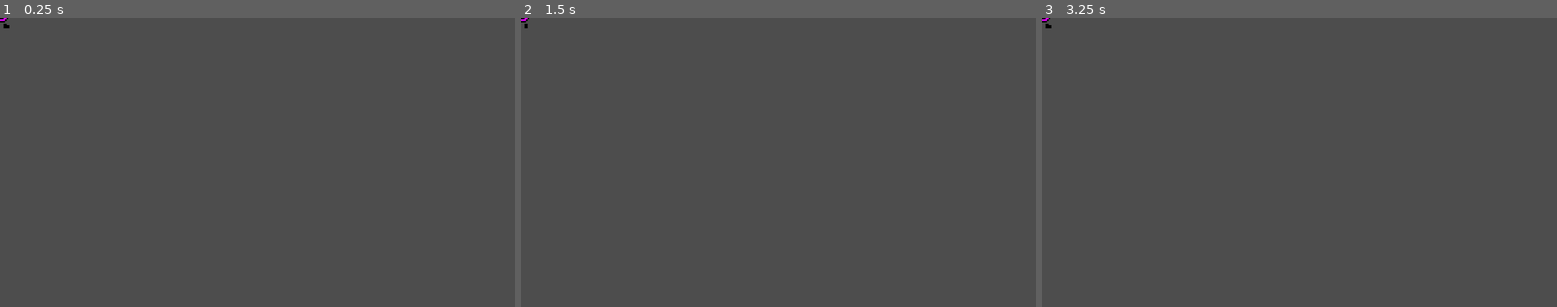
Above: before the commit, frames 1-3 (left to right).
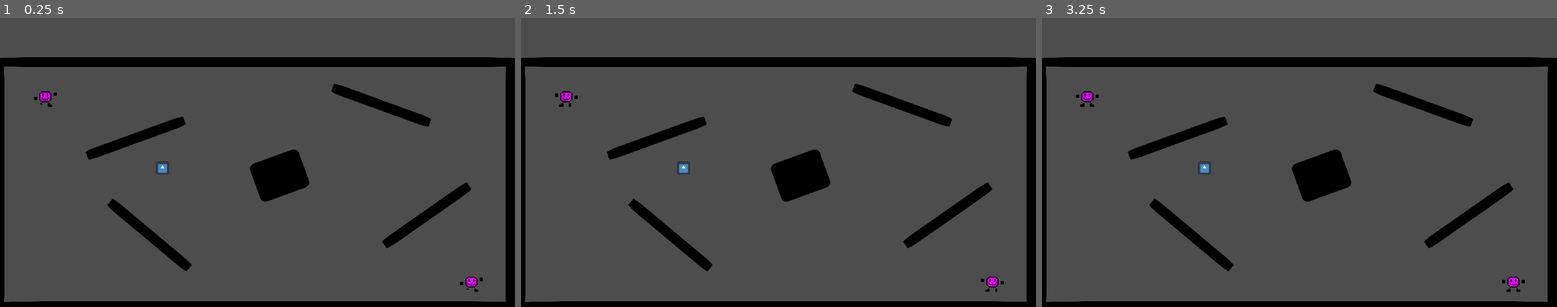
Above: after the commit, the same moments.

Repository: tillmii/Shootjective
Game: Godot game, scene res://main/main.tscn
Two runs of this game, one before a commit and one after it. Both use one fixed random seed, a clock stepped at 60 frames per second and the inputs below. Before the commit the project starts from res://player/player.tscn. The engine's default icon, where the game draws it, is replaced by a stand-in: a white triangle on a blue panel in a dark square.
Inputs:
- Up to frame 1 (0.25 s): no input
- Up to frame 2 (1.5 s): no input
- Up to frame 3 (3.25 s): no input

The runs differ from the first frame. In frame 1, 12% of the frame differs, in the area x 0-100%, y 0-100%; in frame 2, 12%; in frame 3, 12%.

Commit message:
New main scene, spawn 2 players, outer walls, and obstacles

Diff:
--- /dev/null
+++ b/main/main.tscn
@@ -0,0 +1,66 @@
+[gd_scene load_steps=4 format=3 uid="uid://clol7avgfpm7v"]
+
+[ext_resource type="PackedScene" uid="uid://cq5s0d2kx7dv6" path="res://player/player.tscn" id="1_cptyd"]
+[ext_resource type="PackedScene" uid="uid://craupcfmahbwv" path="res://pickups/pickup_spawner.tscn" id="2_ayads"]
+[ext_resource type="PackedScene" uid="uid://csqoawues4645" path="res://main/wall.tscn" id="3_4uk06"]
+
+[node name="Main" type="Node2D"]
+
+[node name="PickupSpawner" parent="." instance=ExtResource("2_ayads")]
+position = Vector2(0, 0)
+bounds_X = 750.0
+Bounds_up = -290.0
+bounds_down = 415.0
+
+[node name="Camera2D" type="Camera2D" parent="."]
+zoom = Vector2(0.75, 0.75)
+
+[node name="player" parent="." instance=ExtResource("1_cptyd")]
+position = Vector2(-633, -190)
+
+[node name="player2" parent="." instance=ExtResource("1_cptyd")]
+position = Vector2(638, 364)
+player_index = "p2"
+
+[node name="Walls" type="Node2D" parent="."]
+
+[node name="BottomWall" parent="Walls" instance=ExtResource("3_4uk06")]
+position = Vector2(0, 430)
+
+[node name="TopWall" parent="Walls" instance=ExtResource("3_4uk06")]
+position = Vector2(0, -300)
+
+[node name="LeftWall" parent="Walls" instance=ExtResource("3_4uk06")]
+position = Vector2(-770, 75)
+rotation = 1.5708
+scale = Vector2(0.5, 1)
+
+[node name="RightWall" parent="Walls" instance=ExtResource("3_4uk06")]
+position = Vector2(755, 75)
+rotation = 1.5708
+scale = Vector2(0.5, 1)
+
+[node name="Wall" parent="Walls" instance=ExtResource("3_4uk06")]
+position = Vector2(-363, -73)
+rotation = -0.349066
+scale = Vector2(0.2, 1)
+
+[node name="Wall2" parent="Walls" instance=ExtResource("3_4uk06")]
+position = Vector2(-322, 217)
+rotation = 0.698132
+scale = Vector2(0.2, 1)
+
+[node name="Wall3" parent="Walls" instance=ExtResource("3_4uk06")]
+position = Vector2(369, -171)
+rotation = 0.349066
+scale = Vector2(0.2, 1)
+
+[node name="Wall4" parent="Walls" instance=ExtResource("3_4uk06")]
+position = Vector2(66, 39)
+rotation = -0.349066
+scale = Vector2(0.1, 4)
+
+[node name="Wall5" parent="Walls" instance=ExtResource("3_4uk06")]
+position = Vector2(505, 158)
+rotation = -0.610865
+scale = Vector2(0.2, 1)
--- /dev/null
+++ b/main/wall.tscn
@@ -0,0 +1,20 @@
+[gd_scene load_steps=3 format=3 uid="uid://csqoawues4645"]
+
+[ext_resource type="Texture2D" uid="uid://cto33hcg2qqp4" path="res://icon.svg" id="1_p0urj"]
+
+[sub_resource type="RectangleShape2D" id="RectangleShape2D_lskkc"]
+size = Vector2(1550, 29)
+
+[node name="Wall" type="Node2D"]
+
+[node name="StaticBody2D" type="StaticBody2D" parent="."]
+
+[node name="CollisionShape2D" type="CollisionShape2D" parent="StaticBody2D"]
+shape = SubResource("RectangleShape2D_lskkc")
+debug_color = Color(0, 0.6, 0.701961, 0.419608)
+
+[node name="Sprite2D" type="Sprite2D" parent="StaticBody2D/CollisionShape2D"]
+modulate = Color(0, 0, 0, 1)
+position = Vector2(-1, 1.90735e-06)
+scale = Vector2(12.0625, 0.234375)
+texture = ExtResource("1_p0urj")
--- a/pickups/pickup.tscn
+++ b/pickups/pickup.tscn
@@ -7,7 +7,7 @@
 radius = 28.4429
 
 [node name="Pickup" type="Area2D"]
-collision_mask = 2
+collision_mask = 3
 script = ExtResource("1_sbhwg")
 
 [node name="Sprite2D" type="Sprite2D" parent="."]
--- a/player/player.tscn
+++ b/player/player.tscn
@@ -49,7 +49,6 @@
 
 [node name="player" type="CharacterBody2D"]
 collision_layer = 2
-collision_mask = 0
 script = ExtResource("1_17hwi")
 player_index = "p1"
 
--- a/project.godot
+++ b/project.godot
@@ -11,7 +11,7 @@
 [application]
 
 config/name="Shootjective"
-run/main_scene="res://player/player.tscn"
+run/main_scene="res://main/main.tscn"
 config/features=PackedStringArray("4.2", "GL Compatibility")
 config/icon="res://icon.svg"
 
Not shown: 1 places in player/player.tscn that only renumber resources
